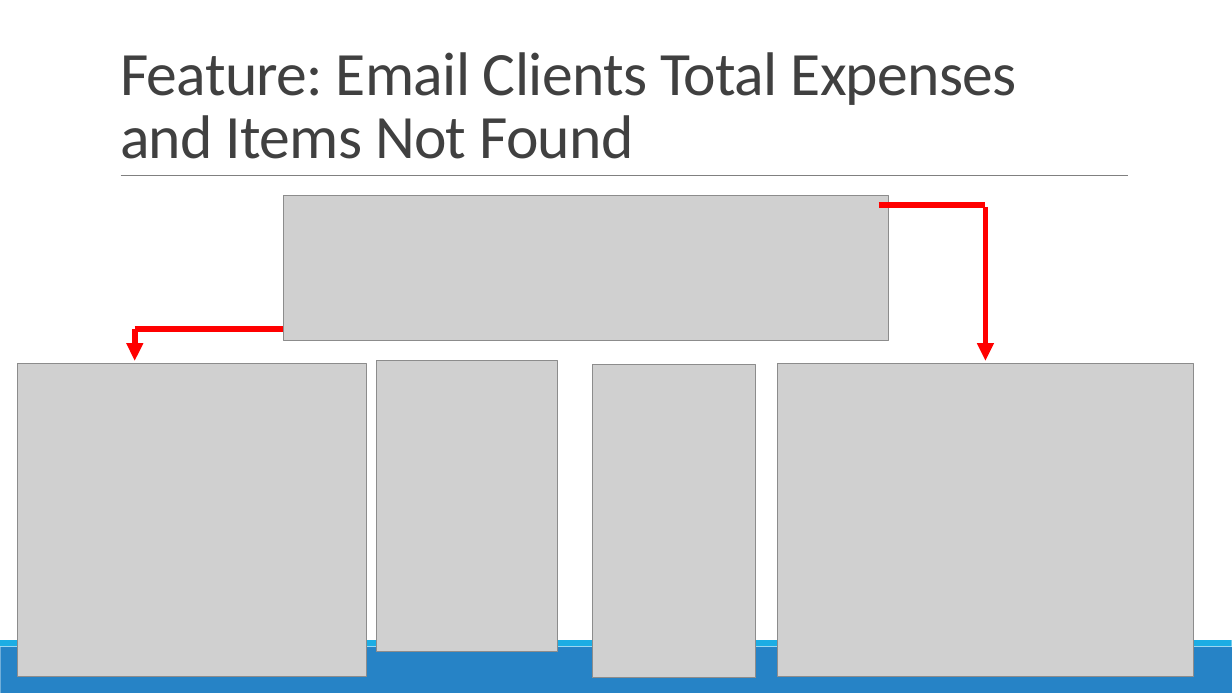
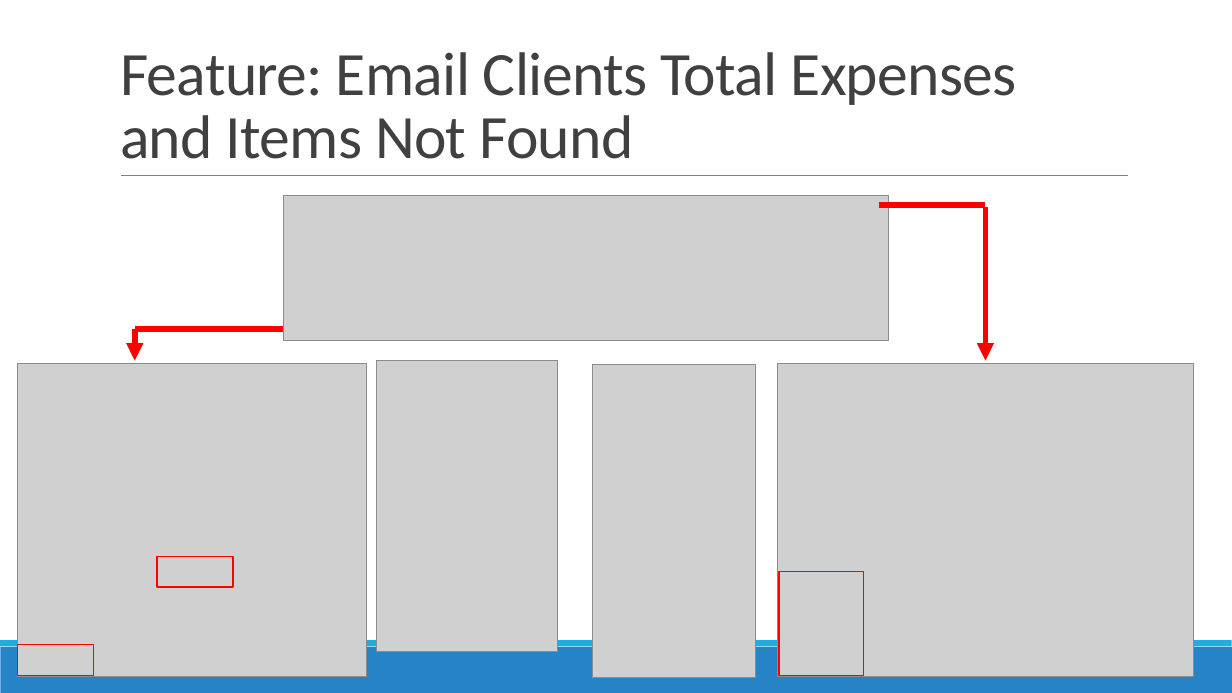
Before and after one commit to 210927-Reston-UiPath/Yu_T-P1-3NF, a slide deck: slide 8 of P1 presentation.pptx. Drawn at 1232x693 pixels with LibreOffice and Linux fonts; fonts in the diff are those of the drawing; grey boxes stand for pictures. Boxes give left, top, right and bottom in pixels: in the first picture for what was removed or moved away, otherwise in the second. Text is boxed around its words. In the diff, an @@ line names an element or a change of style, - is before the commit and + after.

```diff
--- a/P1 presentation.pptx
+++ b/P1 presentation.pptx
@@ rectangle added at box(157, 556, 233, 587), outline #FF0000 1.25 pt @@
@@ rectangle added at box(779, 571, 863, 675), outline #FF0000 1.25 pt @@
@@ rectangle added at box(18, 645, 93, 676), outline #FF0000 1.25 pt @@
```
Also in this commit, not shown: 4 other slides changed, 7 other files.
